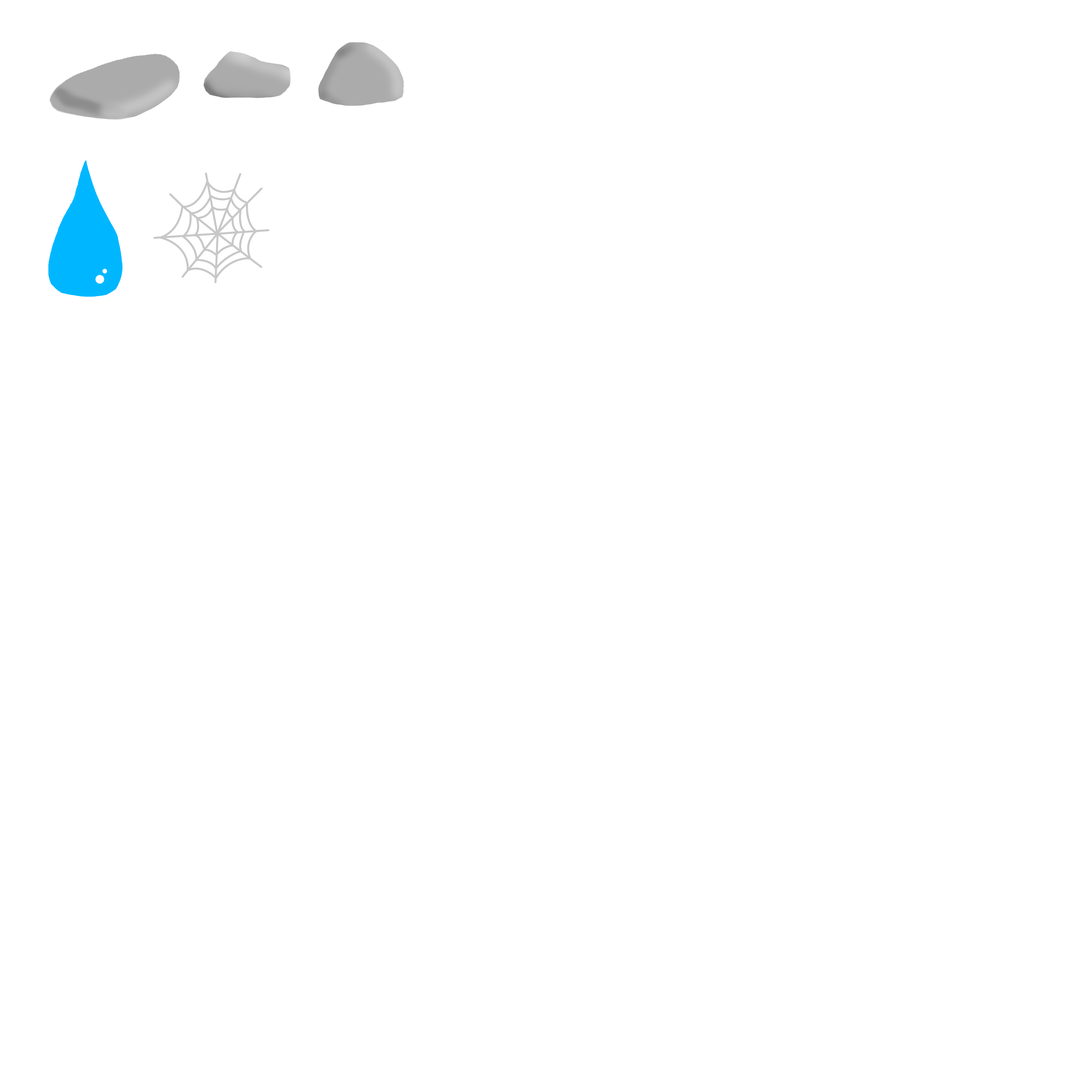
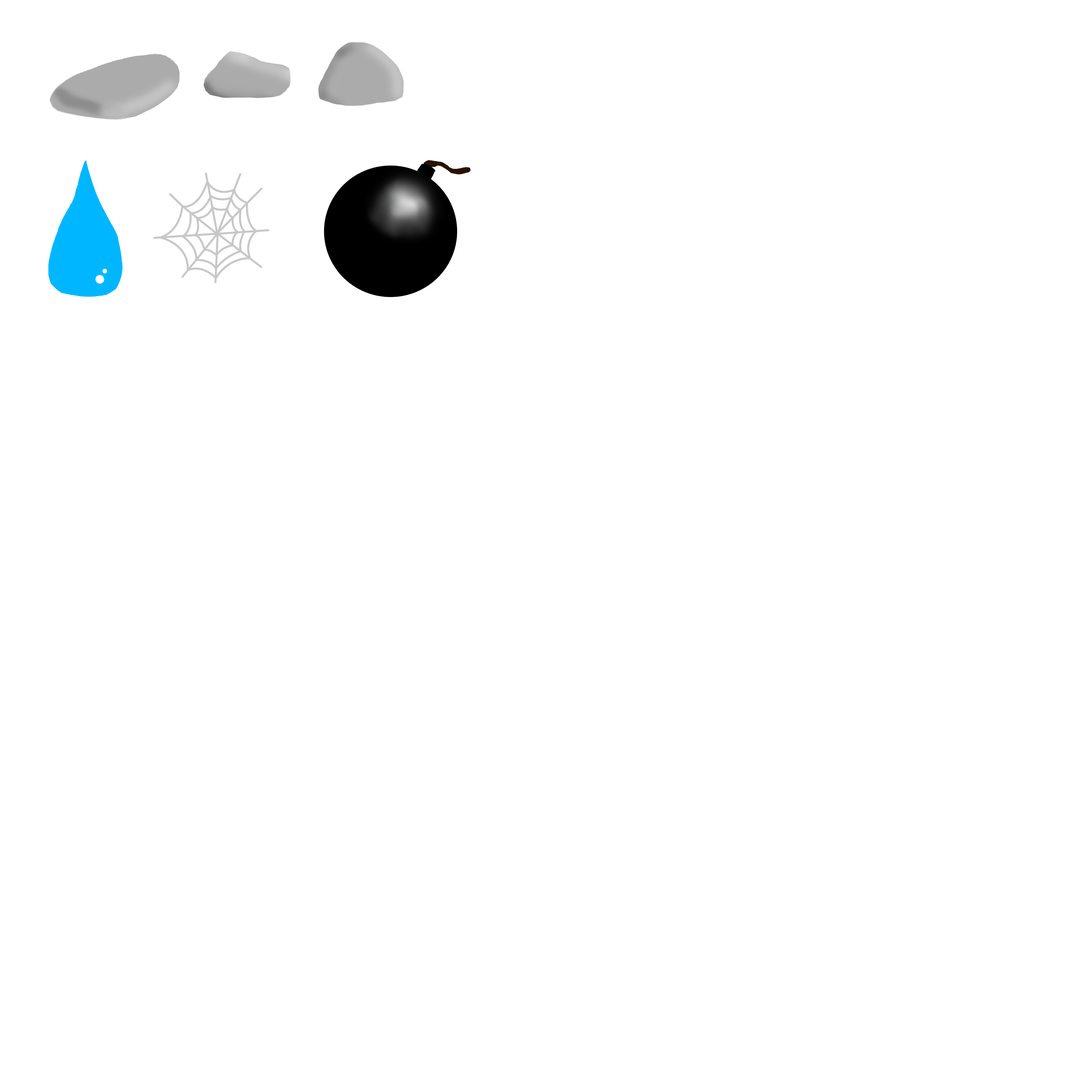
Comparing the layer stacks of the two 1091×1091 images. Changes:
added layer "Bomb" above "Spider Webs" over [left=324, top=160, right=471, bottom=298]
